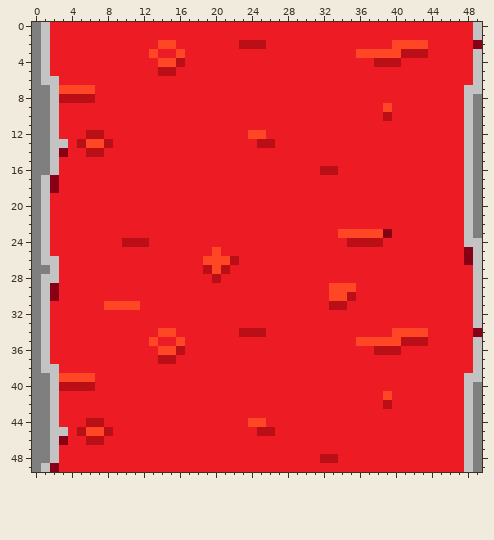
A pixel-art sprite gets an edit: images/l1010.png. This is how it looked before the edit.
The file is 50x50 pixels.
The same view after the edit:
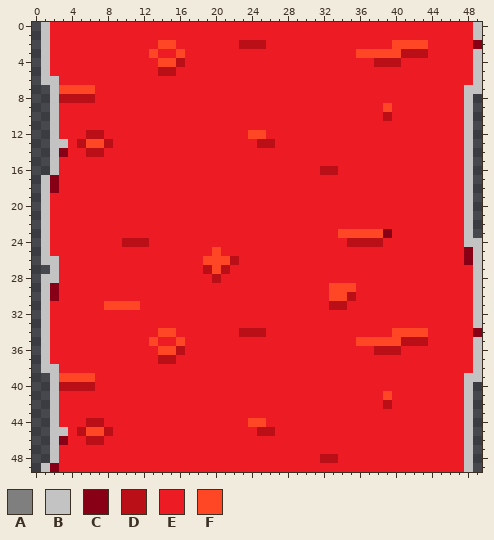
Palette (. is transparent): A #7f7f7f  B #c3c3c3  C #880015  D #bb0f17  E #ed1c24  F #ff4726
The exact change:
y 0..6: x 0 A -> .
y 7: x 0..1 AA -> ..
y 8..16: x 0..1 AA -> ..; x 49 A -> .
y 17..23: x 0 A -> .; x 49 A -> .
y 24..26: x 0 A -> .
y 27: x 0..1 AA -> ..
y 28..38: x 0 A -> .
y 39: x 0..1 AA -> ..
y 40..48: x 0..1 AA -> ..; x 49 A -> .
y 49: x 0 A -> .; x 49 A -> .
